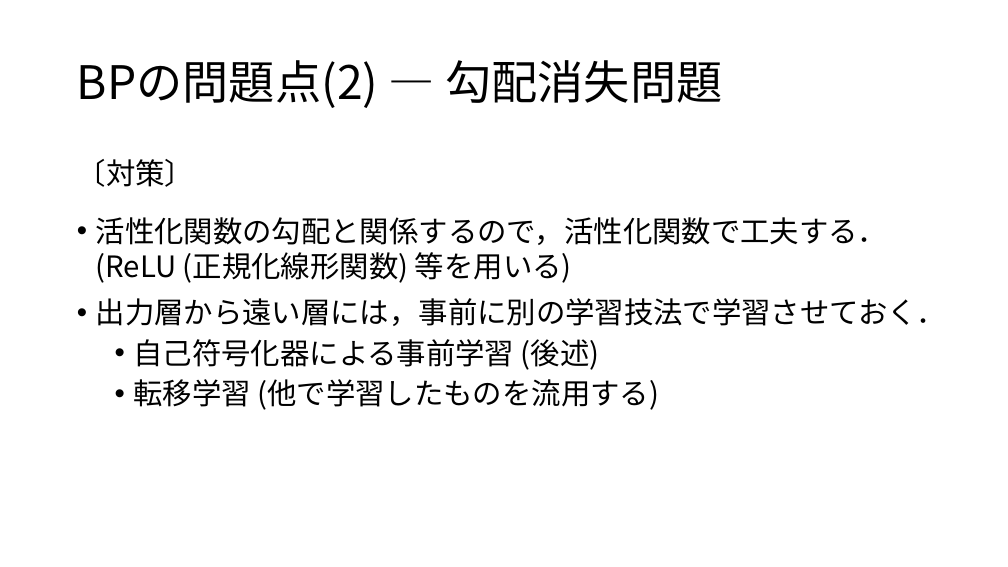
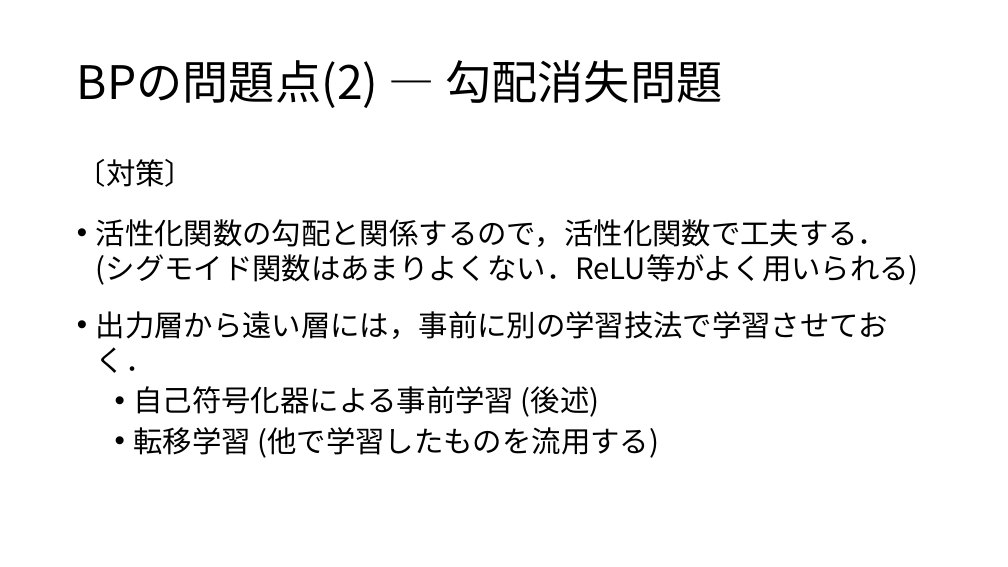
Before and after one commit to aliquisgg-hub/pages, a slide deck: slide 17 of Sc387/part10/FNN+BP.pptx (slide 16 before the commit). Drawn at 1008x567 pixels with LibreOffice and Linux fonts; fonts in the diff are those of the drawing. Boxes give left, top, right and bottom in pixels: in the first picture for what was removed or moved away, otherwise in the second. Text is boxed around its words. In the diff, an @@ line names an element or a change of style, - is before the commit and + after.

```diff
--- a/Sc387/part10/FNN+BP.pptx
+++ b/Sc387/part10/FNN+BP.pptx
@@ text at bbox=[96, 219, 919, 285]: text changed @@
-• 活性化関数の勾配と関係するので，活性化関数で工夫する．
-  (ReLU (正規化線形関数) 等を用いる)
+• 活性化関数の勾配と関係するので，活性化関数で工夫する．
+  (シグモイド関数はあまりよくない．ReLU等がよく用いられる)
```
Also in this commit, not shown: 11 other slides changed, 1 slide added, 3 other files.
